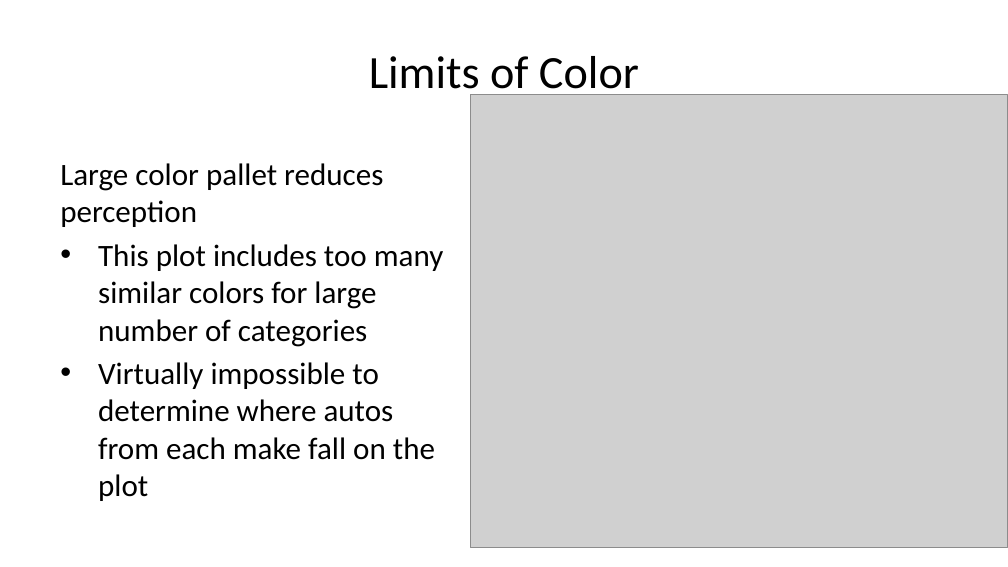
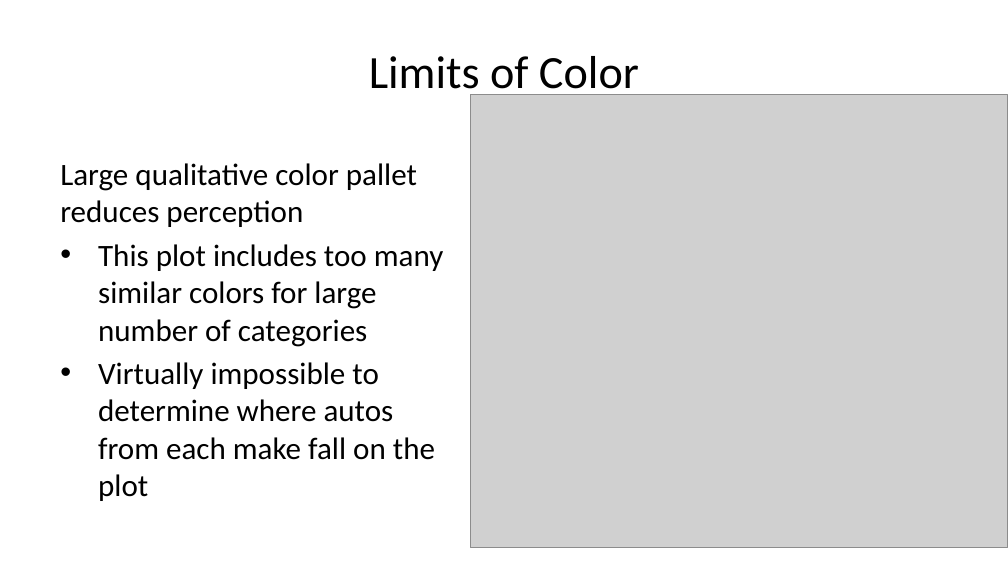
Before and after one commit to StephenElston/CSCI-E-83, a slide deck: slide 33 of LectureSlides/01_PreceptionForScientificVisualization.pptx (slide 32 before the commit). Drawn at 1008x567 pixels with LibreOffice and Linux fonts; fonts in the diff are those of the drawing; grey boxes stand for pictures. Boxes give left, top, right and bottom in pixels: in the first picture for what was removed or moved away, otherwise in the second. Text is boxed around its words. In the diff, an @@ line names an element or a change of style, - is before the commit and + after.

```diff
--- a/LectureSlides/01_PreceptionForScientificVisualization.pptx
+++ b/LectureSlides/01_PreceptionForScientificVisualization.pptx
@@ text at bbox=[60, 163, 417, 227]: text changed @@
-Large color pallet reduces perception
+Large qualitative color pallet reduces perception
```
Also in this commit, not shown: 10 other slides changed, 1 slide added.
